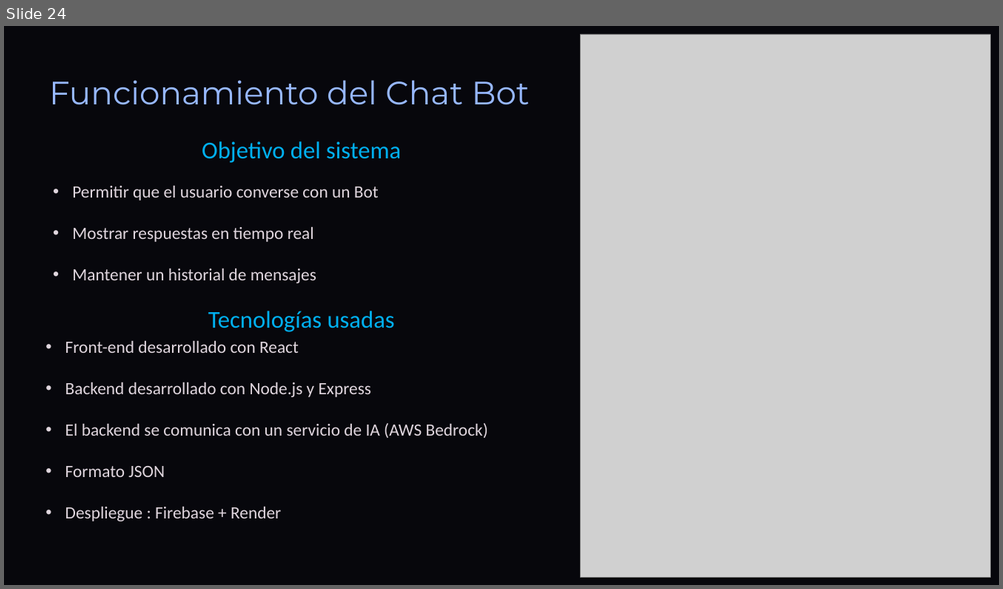
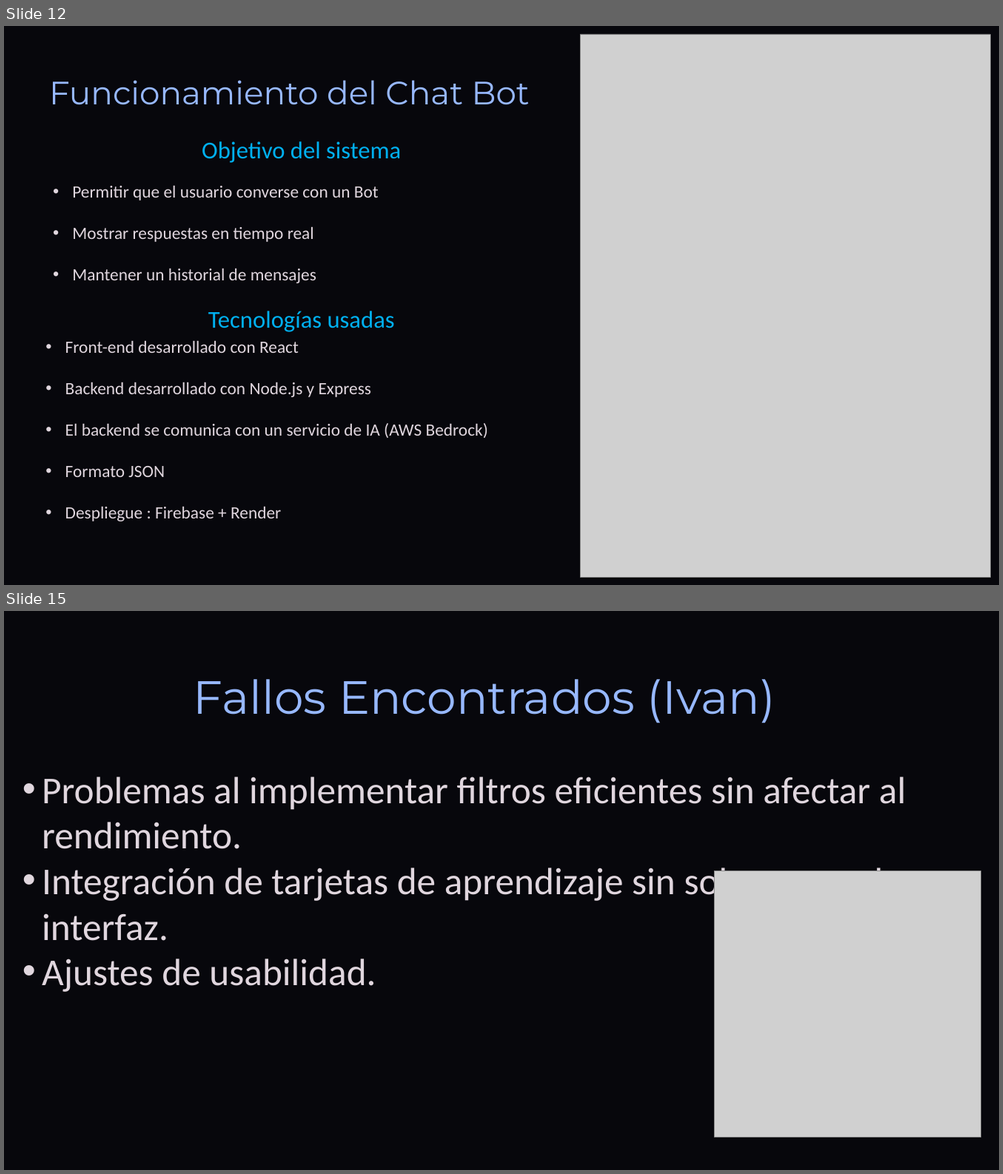
Before and after one commit to DavidCorredorMiguel/proyectogrupo2, a slide deck: Tech-and-Learn-Innovacion-y-Aprendizaje-en-E-commerce (1).pptx. Shown one above the other, each under a label of ours: slide 24 before the commit, slides 12 and 15 after it; the slides between them are not shown. The pictures are 1003x589 and 1003x1174 pixels, drawn with LibreOffice and Linux fonts; fonts in the diff are those of the drawing; grey boxes stand for pictures; background and template pictures are left out. Boxes give left, top, right and bottom in pixels: in the first picture for what was removed or moved away, otherwise in the second. Text is boxed around its words. In the diff, an @@ line names an element or a change of style, - is before the commit and + after.

```diff
--- a/Tech-and-Learn-Innovacion-y-Aprendizaje-en-E-commerce (1).pptx
+++ b/Tech-and-Learn-Innovacion-y-Aprendizaje-en-E-commerce (1).pptx
@@ slide 15 added at bbox=[4, 611, 999, 1170], background picture (left out); not listed: 1 template element that a slide beside it also shows @@
@@ text added at bbox=[193, 679, 775, 723], 54 pt, text #97B8FF @@
+Fallos Encontrados (Ivan)
@@ text added at bbox=[42, 777, 905, 992], 44 pt, text #E0D6DE @@
+• Problemas al implementar filtros eficientes sin afectar al rendimiento.
+• Integración de tarjetas de aprendizaje sin sobrecargar la interfaz.
+• Ajustes de usabilidad.
@@ picture added at bbox=[714, 871, 980, 1137] @@
@@ what was slide 24 is now slide 12 @@
```
Also in this commit, not shown: 5 slides changed, 3 other slides added, 3 slides removed, 1 other file.
